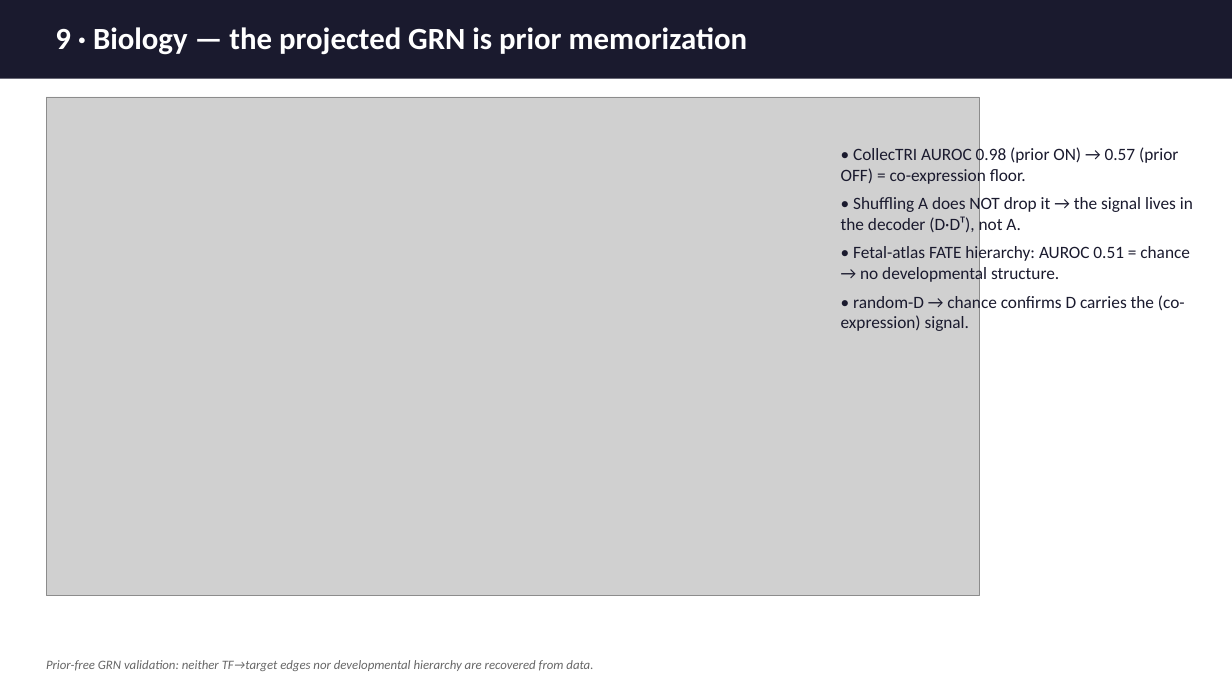
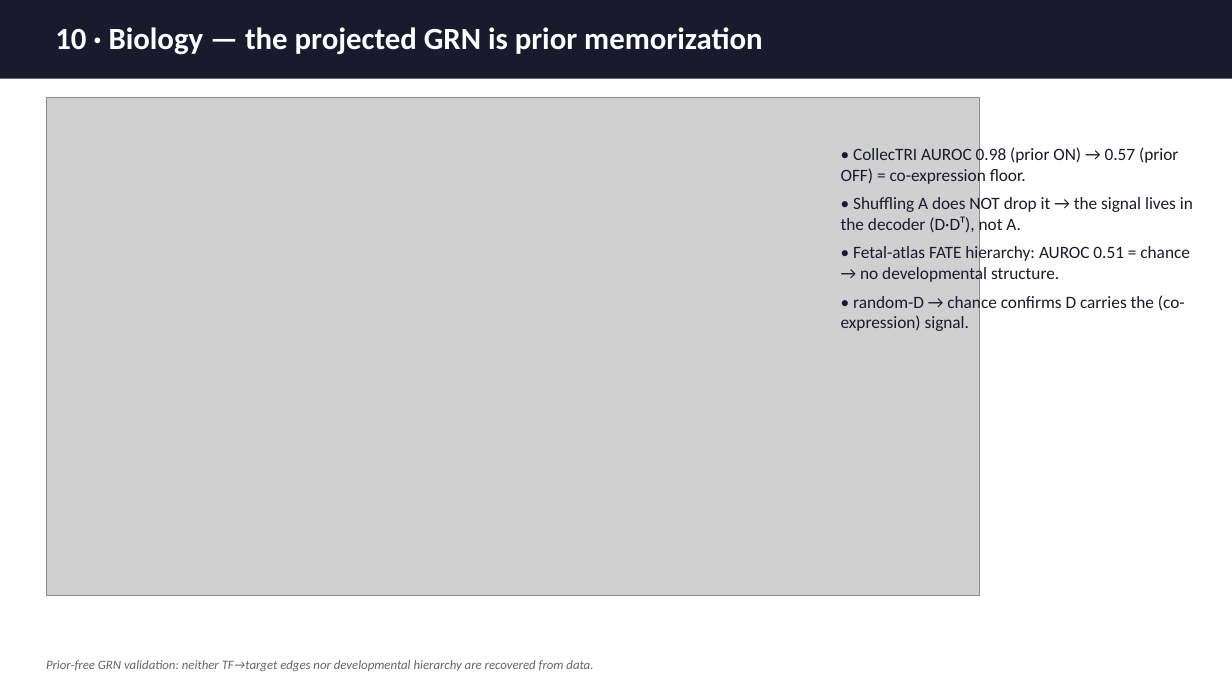
Before and after one commit to goodarzilab/scCausalRL, a slide deck: slide 10 of slides/exp20_load_bearing.pptx (slide 9 before the commit). Drawn at 1232x693 pixels with LibreOffice and Linux fonts; fonts in the diff are those of the drawing; grey boxes stand for pictures. Boxes give left, top, right and bottom in pixels: in the first picture for what was removed or moved away, otherwise in the second. Text is boxed around its words. In the diff, an @@ line names an element or a change of style, - is before the commit and + after.

```diff
--- a/slides/exp20_load_bearing.pptx
+++ b/slides/exp20_load_bearing.pptx
@@ text at <box>55,27,762,55</box>: text changed @@
-9 · Biology — the projected GRN is prior memorization
+10 · Biology — the projected GRN is prior memorization
```
Also in this commit, not shown: 8 other slides changed, 1 slide added, 10 other files.
